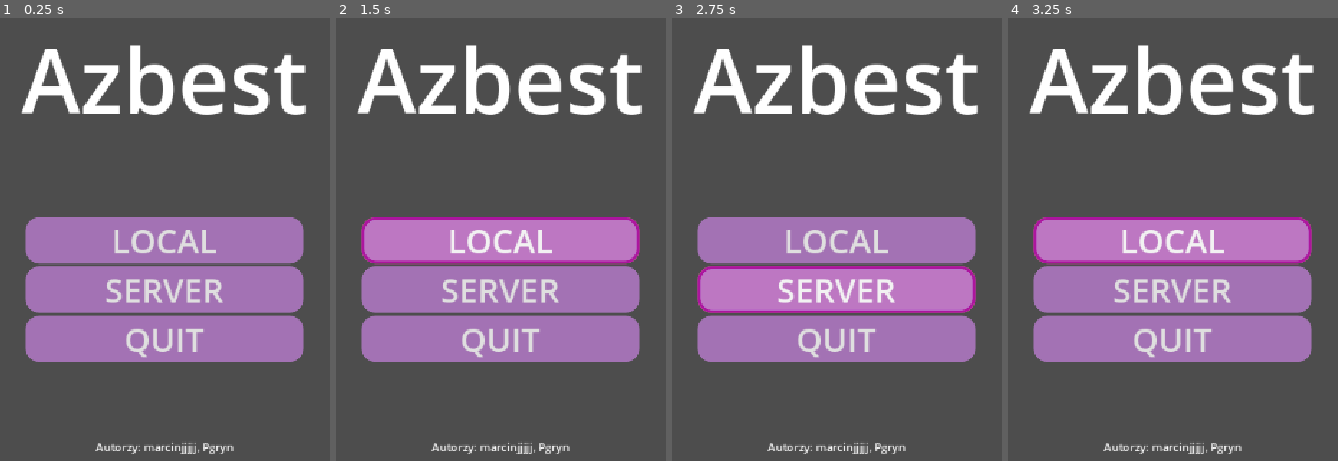
Above: before the commit, frames 1-4 (left to right).
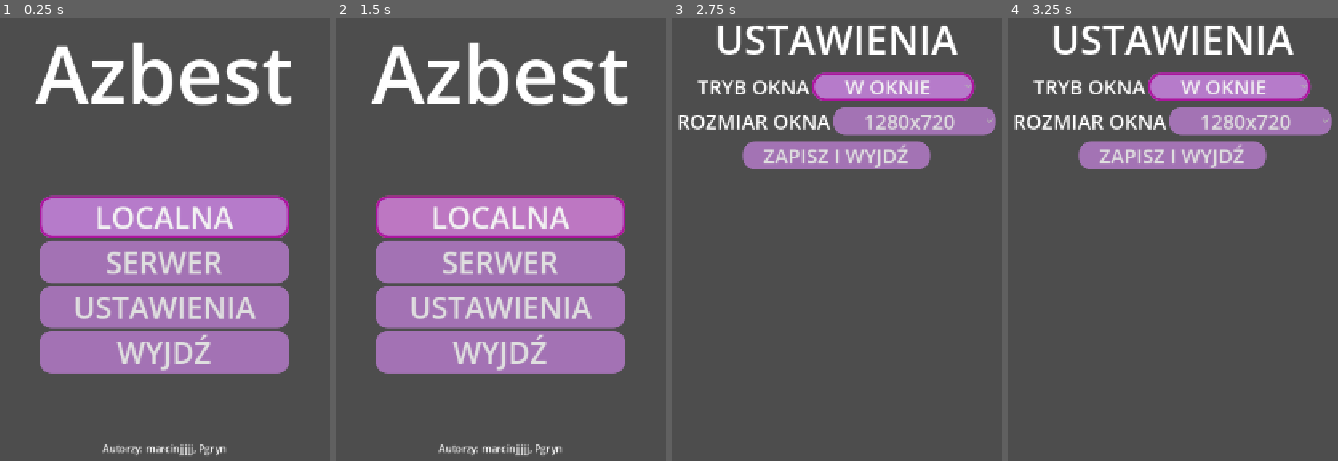
Above: after the commit, the same moments.

Repository: PgrynStuff/Azbest
Game: Godot game, scene res://scenes/mainMenuUI/main_menu_ui.tscn
Two runs of this game, one before a commit and one after it. Both use one fixed random seed, a clock stepped at 60 frames per second and the inputs below.
Inputs (mouse positions are in pixels of both pictures, inside the frame that each line leads up to):
- Up to frame 1 (0.25 s): no input
- Up to frame 2 (1.5 s): click (501, 239) at 0.5 s, where only the run before the commit has a clickable "LOCAL"; click (501, 217) at 1.25 s, where only the run after the commit has a clickable "LOCALNA"
- Up to frame 3 (2.75 s): click (837, 288) at 2 s, where only the run before the commit has a clickable "SERVER"
- Up to frame 4 (3.25 s): click (1173, 261) at 2.75 s, where only the run after the commit has a clickable "SERWER"

The runs differ from the first frame. In frame 1, 23% of the frame differs, in the area x 6-93%, y 5-99%; in frame 2, 26%; in frame 3, 43%; in frame 4, 43%, in the area x 1-99%, y 1-99%.

Commit message:
Settings

Diff:
--- a/project.godot
+++ b/project.godot
@@ -18,6 +18,8 @@
 
 [display]
 
+window/size/viewport_width=1280
+window/size/viewport_height=720
 window/stretch/mode="canvas_items"
 window/stretch/aspect="keep_height"
 
--- a/scenes/mainMenuUI/main_menu_ui.tscn
+++ b/scenes/mainMenuUI/main_menu_ui.tscn
@@ -1,7 +1,8 @@
-[gd_scene load_steps=3 format=3 uid="uid://36aybelayhsi"]
+[gd_scene load_steps=4 format=3 uid="uid://36aybelayhsi"]
 
 [ext_resource type="Theme" uid="uid://bxeo072ilhtr4" path="res://scenes/mainMenuUI/themes/MainMenuButtonTheme.tres" id="1_fis34"]
 [ext_resource type="Script" uid="uid://yx3jheqmr44m" path="res://scripts/mainMenu/main_menu_ui.gd" id="1_r0wqf"]
+[ext_resource type="PackedScene" uid="uid://c3eqqyciwlful" path="res://scenes/settings/settings.tscn" id="3_tcsoq"]
 
 [node name="MainMenuUI" type="Control"]
 layout_mode = 3
@@ -24,7 +25,7 @@
 grow_vertical = 2
 
 [node name="VBoxContainer" type="VBoxContainer" parent="CenterContainer"]
-custom_minimum_size = Vector2(0, 630)
+custom_minimum_size = Vector2(0, 700)
 layout_mode = 2
 
 [node name="Label" type="Label" parent="CenterContainer/VBoxContainer"]
@@ -40,26 +41,41 @@
 size_flags_horizontal = 4
 size_flags_vertical = 6
 
-[node name="Button" type="Button" parent="CenterContainer/VBoxContainer/VBoxContainer"]
+[node name="Local" type="Button" parent="CenterContainer/VBoxContainer/VBoxContainer"]
 custom_minimum_size = Vector2(400, 0)
 layout_mode = 2
 size_flags_horizontal = 4
+focus_neighbor_top = NodePath("../Quit")
+focus_neighbor_bottom = NodePath("../Server")
 theme = ExtResource("1_fis34")
-text = "LOCAL"
+text = "LOCALNA"
 
-[node name="Button2" type="Button" parent="CenterContainer/VBoxContainer/VBoxContainer"]
+[node name="Server" type="Button" parent="CenterContainer/VBoxContainer/VBoxContainer"]
 custom_minimum_size = Vector2(400, 0)
 layout_mode = 2
 size_flags_horizontal = 4
+focus_neighbor_top = NodePath("../Local")
+focus_neighbor_bottom = NodePath("../Settings")
 theme = ExtResource("1_fis34")
-text = "SERVER"
+text = "SERWER"
+
+[node name="Settings" type="Button" parent="CenterContainer/VBoxContainer/VBoxContainer"]
+custom_minimum_size = Vector2(400, 0)
+layout_mode = 2
+size_flags_horizontal = 4
+focus_neighbor_top = NodePath("../Server")
+focus_neighbor_bottom = NodePath("../Quit")
+theme = ExtResource("1_fis34")
+text = "USTAWIENIA"
 
 [node name="Quit" type="Button" parent="CenterContainer/VBoxContainer/VBoxContainer"]
 custom_minimum_size = Vector2(400, 0)
 layout_mode = 2
 size_flags_horizontal = 4
+focus_neighbor_top = NodePath("../Settings")
+focus_neighbor_bottom = NodePath("../Local")
 theme = ExtResource("1_fis34")
-text = "QUIT"
+text = "WYJDŹ"
 
 [node name="AuthorsLabel" type="Label" parent="CenterContainer/VBoxContainer"]
 layout_mode = 2
@@ -67,4 +83,9 @@
 text = "Autorzy: marcinjjjjj, Pgryn"
 horizontal_alignment = 1
 
+[node name="Settings" parent="." instance=ExtResource("3_tcsoq")]
+visible = false
+layout_mode = 1
+
+[connection signal="pressed" from="CenterContainer/VBoxContainer/VBoxContainer/Settings" to="." method="_on_settings_pressed"]
 [connection signal="pressed" from="CenterContainer/VBoxContainer/VBoxContainer/Quit" to="." method="_on_quit_pressed"]
--- a/scenes/mainMenuUI/themes/MainMenuButtonTheme.tres
+++ b/scenes/mainMenuUI/themes/MainMenuButtonTheme.tres
@@ -1,4 +1,11 @@
-[gd_resource type="Theme" load_steps=5 format=3 uid="uid://bxeo072ilhtr4"]
+[gd_resource type="Theme" load_steps=6 format=3 uid="uid://bxeo072ilhtr4"]
+
+[sub_resource type="StyleBoxFlat" id="StyleBoxFlat_tna6y"]
+bg_color = Color(0.415695, 0.037279, 0.455174, 0.784314)
+corner_radius_top_left = 20
+corner_radius_top_right = 20
+corner_radius_bottom_right = 20
+corner_radius_bottom_left = 20
 
 [sub_resource type="StyleBoxFlat" id="StyleBoxFlat_w6au4"]
 bg_color = Color(0.733333, 0.490196, 0.815686, 0.784314)
@@ -35,6 +42,7 @@
 
 [resource]
 Button/font_sizes/font_size = 48
+Button/styles/disabled = SubResource("StyleBoxFlat_tna6y")
 Button/styles/focus = SubResource("StyleBoxFlat_w6au4")
 Button/styles/hover = SubResource("StyleBoxFlat_33i1x")
 Button/styles/normal = SubResource("StyleBoxFlat_0o3lk")
--- /dev/null
+++ b/scenes/settings/settings.tscn
@@ -0,0 +1,85 @@
+[gd_scene load_steps=3 format=3 uid="uid://c3eqqyciwlful"]
+
+[ext_resource type="Script" uid="uid://bh06r8ew6x3tk" path="res://scripts/settings/settings.gd" id="1_26ncd"]
+[ext_resource type="Theme" uid="uid://bxeo072ilhtr4" path="res://scenes/mainMenuUI/themes/MainMenuButtonTheme.tres" id="2_vu5fi"]
+
+[node name="Settings" type="Control"]
+layout_mode = 3
+anchors_preset = 15
+anchor_right = 1.0
+anchor_bottom = 1.0
+grow_horizontal = 2
+grow_vertical = 2
+script = ExtResource("1_26ncd")
+
+[node name="ColorRect" type="ColorRect" parent="."]
+layout_mode = 1
+anchors_preset = 15
+anchor_right = 1.0
+anchor_bottom = 1.0
+grow_horizontal = 2
+grow_vertical = 2
+color = Color(0.301961, 0.301961, 0.301961, 1)
+
+[node name="VBoxContainer" type="VBoxContainer" parent="."]
+layout_mode = 1
+anchors_preset = 15
+anchor_right = 1.0
+anchor_bottom = 1.0
+grow_horizontal = 2
+grow_vertical = 2
+theme_override_constants/separation = 10
+
+[node name="Label" type="Label" parent="VBoxContainer"]
+layout_mode = 2
+size_flags_horizontal = 4
+theme_override_font_sizes/font_size = 64
+text = "USTAWIENIA"
+
+[node name="WindowModeHBox" type="HBoxContainer" parent="VBoxContainer"]
+layout_mode = 2
+size_flags_horizontal = 4
+
+[node name="WModeLabel" type="Label" parent="VBoxContainer/WindowModeHBox"]
+layout_mode = 2
+theme_override_font_sizes/font_size = 32
+text = "TRYB OKNA"
+
+[node name="WModeOption" type="OptionButton" parent="VBoxContainer/WindowModeHBox"]
+custom_minimum_size = Vector2(260, 0)
+layout_mode = 2
+focus_neighbor_top = NodePath("../../SaveAndExit")
+focus_neighbor_bottom = NodePath("../../ResolutionHBox/ResOption")
+theme = ExtResource("2_vu5fi")
+theme_override_font_sizes/font_size = 32
+alignment = 1
+
+[node name="ResolutionHBox" type="HBoxContainer" parent="VBoxContainer"]
+layout_mode = 2
+size_flags_horizontal = 4
+
+[node name="ResLabel" type="Label" parent="VBoxContainer/ResolutionHBox"]
+layout_mode = 2
+theme_override_font_sizes/font_size = 32
+text = "ROZMIAR OKNA"
+
+[node name="ResOption" type="OptionButton" parent="VBoxContainer/ResolutionHBox"]
+custom_minimum_size = Vector2(260, 0)
+layout_mode = 2
+focus_neighbor_top = NodePath("../../WindowModeHBox/WModeOption")
+focus_neighbor_bottom = NodePath("../../SaveAndExit")
+theme = ExtResource("2_vu5fi")
+theme_override_font_sizes/font_size = 32
+alignment = 1
+
+[node name="SaveAndExit" type="Button" parent="VBoxContainer"]
+custom_minimum_size = Vector2(300, 0)
+layout_mode = 2
+size_flags_horizontal = 4
+focus_neighbor_top = NodePath("../ResolutionHBox/ResOption")
+focus_neighbor_bottom = NodePath("../WindowModeHBox/WModeOption")
+theme = ExtResource("2_vu5fi")
+theme_override_font_sizes/font_size = 32
+text = "ZAPISZ I WYJDŹ"
+
+[connection signal="pressed" from="VBoxContainer/SaveAndExit" to="." method="_on_save_and_exit_pressed"]
--- a/scripts/mainMenu/main_menu_ui.gd
+++ b/scripts/mainMenu/main_menu_ui.gd
@@ -1,5 +1,18 @@
 extends Control
 
+func _ready() -> void:
+	$CenterContainer/VBoxContainer/VBoxContainer/Local.grab_focus()
+	$Settings.connect("SettingsQuit", SettingsClosed)
 
 func _on_quit_pressed() -> void:
 	get_tree().quit()
+
+
+func _on_settings_pressed() -> void:
+	$Settings.show()
+	SettingsEnetered.emit()
+
+signal SettingsEnetered
+
+func SettingsClosed():
+	$CenterContainer/VBoxContainer/VBoxContainer/Settings.grab_focus()
--- /dev/null
+++ b/scripts/settings/settings.gd
@@ -0,0 +1,69 @@
+extends Control
+
+@onready var WindowModeOption = $VBoxContainer/WindowModeHBox/WModeOption
+@onready var ResolutionOption = $VBoxContainer/ResolutionHBox/ResOption
+
+#Consider adding borderless
+const WindowModeArray :Array[String] = [
+	"W OKNIE",
+	"PEŁNY EKRAN"
+]
+
+func _ready():
+	AddWindoWModeOptions()
+	AddResolutionOptions()
+	WindowModeOption.item_selected.connect(OnWindowModeSelected)
+	ResolutionOption.item_selected.connect(OnResolutionSelected)
+
+	$"..".connect("SettingsEnetered", SettingsOpened)
+
+
+func AddWindoWModeOptions():
+	for mode in WindowModeArray:
+		WindowModeOption.add_item(mode)
+
+
+func OnWindowModeSelected(index:int):
+	match index:
+		0:
+			DisplayServer.window_set_mode(DisplayServer.WINDOW_MODE_WINDOWED)
+			DisplayServer.window_set_flag(DisplayServer.WINDOW_FLAG_BORDERLESS, false)
+			ResolutionOption.disabled = false
+			ResolutionOption.focus_mode = FOCUS_ALL
+		1:
+			DisplayServer.window_set_mode(DisplayServer.WINDOW_MODE_EXCLUSIVE_FULLSCREEN)
+			DisplayServer.window_set_flag(DisplayServer.WINDOW_FLAG_BORDERLESS, false)
+			ResolutionOption.disabled = true
+			ResolutionOption.focus_mode = FOCUS_NONE
+		2:
+			DisplayServer.window_set_mode(DisplayServer.WINDOW_MODE_WINDOWED)
+			DisplayServer.window_set_flag(DisplayServer.WINDOW_FLAG_BORDERLESS, true)
+			ResolutionOption.disabled = false
+			ResolutionOption.focus_mode = FOCUS_ALL
+
+const ResolutionDictionary :Dictionary = {
+	"1280x720": Vector2(1280, 720),
+	"1920x1080": Vector2(1920, 1080),
+	"2560x1440": Vector2(2560, 1440),
+	"3840x2160": Vector2(3840, 2160),
+	"7680x4320":Vector2(7680, 4320)
+
+}
+
+func AddResolutionOptions():
+	for resolution in ResolutionDictionary:
+		ResolutionOption.add_item(resolution)
+
+
+func OnResolutionSelected(index:int):
+	DisplayServer.window_set_size(ResolutionDictionary.values()[index])
+
+
+func _on_save_and_exit_pressed() -> void:
+	hide()
+	SettingsQuit.emit()
+
+signal SettingsQuit
+
+func SettingsOpened():
+	WindowModeOption.grab_focus()
Not shown, added: scripts/settings/settings.gd.uid
